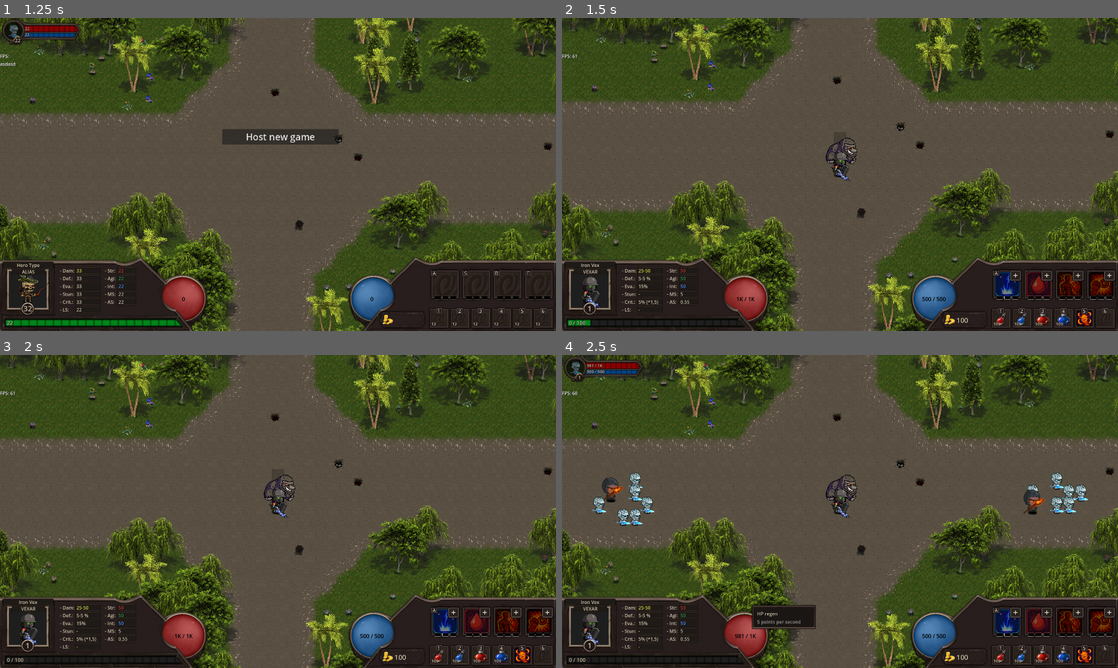
Above: before the commit, frames 1-4 (two rows, left to right).
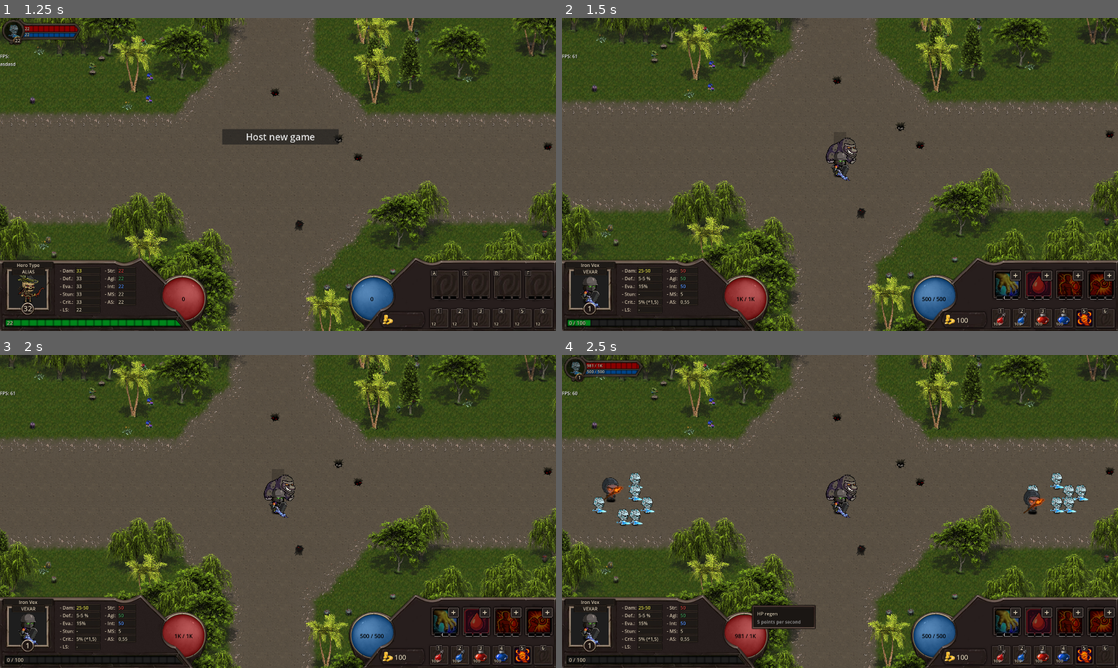
Above: after the commit, the same moments.

Repository: LucasJappert/moomoo-lan-party
Game: Godot game, scene res://scenes/my_main_scene.tscn
The game is run twice, just before and just after one commit, with the same random seed, the same clock (stepped at 60 frames per second) and the same inputs.
Inputs (mouse positions are in pixels of both pictures, inside the frame that each line leads up to):
- Up to frame 1 (1.25 s): tap Enter at 0.5 s; drag from (183, 299) to (372, 299) at 0.52 s
- Up to frame 2 (1.5 s): click "Host new game" at 1.25 s
- Up to frame 3 (2 s): no input
- Up to frame 4 (2.5 s): tap Space at 2 s; drag from (840, 505) to (745, 636) at 2.02 s

Frame 1 is identical in both runs. In frame 2, 0.3% of the frame differs, in the area x 77-83%, y 80-90%; in frame 3, 0.3%; in frame 4, 0.3%.

Commit message:
Add skill that drains enemy's mana on each physical hit, certain % of drained mana is converted into damage

Diff:
--- a/scripts/controllers/enemies_waves_controller.gd
+++ b/scripts/controllers/enemies_waves_controller.gd
@@ -77,7 +77,7 @@
 
 			var enemy = _get_enemy(enemy_type, wave_direction, is_boss)
 
-			# enemy.can_attack = false
+			enemy.can_attack = false
 			GameManager.add_enemy(enemy)
 		# return
 
--- a/scripts/entity/combat_data/combat_stats.gd
+++ b/scripts/entity/combat_data/combat_stats.gd
@@ -4,6 +4,7 @@
 
 const MIN_ATTACK_RANGE: int = int(sqrt(pow(MapManager.TILE_SIZE.x, 2) + pow(MapManager.TILE_SIZE.y, 2))) + 1
 
+var mana_burn: ManaBurn
 var ignore_enemy_evasion_chance: float = 0.0
 var cleave_effect: CleaveEffect
 var level: int
--- /dev/null
+++ b/scripts/entity/combat_data/components/mana_burn.gd
@@ -0,0 +1,36 @@
+class_name ManaBurn
+
+extends MyInitAuxiliary
+
+var mana_burn_percent_by_damage: float = 0.0
+var percent_of_extra_damage_per_burned_mana: float = 0
+var gain_burned_mana: bool = false
+
+func _init(p_mana_burn_percent_by_damage: float = 0.0, p_percent_of_extra_damage_per_burned_mana: float = 0.0, p_gain_burned_mana: bool = false):
+	super._init()
+	mana_burn_percent_by_damage = p_mana_burn_percent_by_damage
+	percent_of_extra_damage_per_burned_mana = p_percent_of_extra_damage_per_burned_mana
+	gain_burned_mana = p_gain_burned_mana
+
+func get_description() -> String:
+	return str("- Mana burn percent: ", StringHelpers.format_percent(mana_burn_percent_by_damage), "\n")
+
+func get_mana_burned(base_damage: int) -> int:
+	return int(base_damage * mana_burn_percent_by_damage)
+
+func get_extra_damage_by_burned_mana(burned_mana: int) -> int:
+	return int(burned_mana * percent_of_extra_damage_per_burned_mana)
+
+static func auxiliary_actions_after_hit(stats: CombatStats, _attacker: Entity, _target: Entity, _di: DamageInfo) -> void:
+	if _di.was_a_cleave_damage: return
+	if not stats.mana_burn: return
+
+	var mana_burned = stats.mana_burn.get_mana_burned(_di.total_damage)
+	if not mana_burned: return
+
+	_target.combat_data.update_current_mana(-mana_burned)
+	_attacker.combat_data.update_current_mana(mana_burned)
+
+	var extra_damage_by_burned_mana = stats.mana_burn.get_extra_damage_by_burned_mana(mana_burned)
+	var new_total_damage = _di.total_damage + extra_damage_by_burned_mana
+	_di.total_damage = new_total_damage
--- a/scripts/models/skill.gd
+++ b/scripts/models/skill.gd
@@ -13,7 +13,7 @@
 	BLOOD_FURY = "Blood Fury", # ✅
 	CLEAVE_STRIKE = "Cleave Strike", # ✅
 	TRUE_STRIKE = "True Strike", # ✅
-	MANA_SCORCHER = "Mana Scorcher",
+	MANA_SCORCHER = "Mana Scorcher", # ✅
 	DIVINE_SHIELD = "Divine Shield",
 	ENERGY_ABSORPTION = "Energy Absorption",
 	VOID_STEP = "Void Step",
@@ -119,7 +119,22 @@
 	var aux_skill_name = ""
 	var aux_text: String; var aux_text1: String; var aux_text2: String
 	var _skill: Skill
-	var int_array: Array[int]; var float_array: Array[float]
+	var int_array: Array[int]; var float_array: Array[float]; var float_array1: Array[float]
+
+	# region SKILL MANA_SCORCHER
+	aux_skill_name = Names.MANA_SCORCHER
+	_SKILLS[aux_skill_name] = Skill.new(aux_skill_name, SkillType.PASSIVE)
+	_skill = _SKILLS[aux_skill_name]
+	_skill.region_rect = Rect2(_ATLAS_START_POS.x + FRAME_SIZE * 4, _ATLAS_START_POS.y + FRAME_SIZE * 1, FRAME_SIZE, FRAME_SIZE)
+
+	float_array = [0.5, 0.75, 1] # Percentage of mana to burn regarding physical damage dealt
+	float_array1 = [0.5, 0.75, 1] # Percentage of physical damage dealt
+	for i in float_array.size():
+		_skill.item_skill_base[i].stats.mana_burn = ManaBurn.new(float_array[i], float_array1[i], true)
+		_skill.item_skill_base[i].description = "Drains mana from the target equal to " + StringHelpers.format_percent(float_array[i]) + " of the physical damage dealt, then deals additional physical damage equal to " + StringHelpers.format_percent(float_array1[i]) + " of the mana drained."
+
+
+	# endregion
 
 	# region SKILL TRUE_STRIKE
 	aux_skill_name = Names.TRUE_STRIKE
@@ -131,6 +146,8 @@
 	for i in float_array.size():
 		_skill.item_skill_base[i].stats.ignore_enemy_evasion_chance = float_array[i]
 		_skill.item_skill_base[i].description = "Grants " + StringHelpers.format_percent(_skill.item_skill_base[i].stats.ignore_enemy_evasion_chance) + " chance to ignore the target's evasion."
+
+	# endregion
 
 	# region SKILL SHIELDED_CORE
 	aux_skill_name = Names.SHIELDED_CORE
@@ -374,6 +391,10 @@
 	# Cleave verification
 	var cleave_skill = _attacker.combat_data.get_learned_skill(Names.CLEAVE_STRIKE)
 	if cleave_skill: CleaveEffect.auxiliary_actions_after_hit(cleave_skill.stats, _attacker, _target, _di)
+
+	# MANA_SCORCHER verification
+	var mana_scorcher_skill = _attacker.combat_data.get_learned_skill(Names.MANA_SCORCHER)
+	if mana_scorcher_skill: ManaBurn.auxiliary_actions_after_hit(mana_scorcher_skill.stats, _attacker, _target, _di)
 
 func _apply_storm_strike(_attacker: Entity, _target: Entity) -> bool:
 	if not _target: return false
--- a/scripts/types/hero_types.gd
+++ b/scripts/types/hero_types.gd
@@ -94,11 +94,12 @@
 		stats.strength = 50
 		stats.intelligence = 50
 		player.combat_data._skills = [
-			Skill.get_skill(Skill.Names.STORM_STRIKE),
+			Skill.get_skill(Skill.Names.MANA_SCORCHER),
 			Skill.get_skill(Skill.Names.LIFESTEAL),
-			# Skill.get_skill(Skill.Names.CLEAVE_STRIKE),
 			Skill.get_skill(Skill.Names.BLOOD_FURY),
 			Skill.get_skill(Skill.Names.TRUE_STRIKE),
+			# Skill.get_skill(Skill.Names.STORM_STRIKE),
+			# Skill.get_skill(Skill.Names.CLEAVE_STRIKE),
 			# Skill.get_skill(Skill.Names.FROZEN_TOUCH)
 		]
 		# player.combat_data._skills[0].learned_level = 2
Binary file added: .images/UnrealFeatured 145-1920x1080-ed1f00491145d4be420793917fe847a4.jpg
Binary file added: .images/Untitled.png
Binary file changed: assets/atlas1.png
Not shown, added: scripts/entity/combat_data/components/mana_burn.gd.uid
Not shown, changed: .images/atlas3.pdn
Not shown, changed: TODO.md
